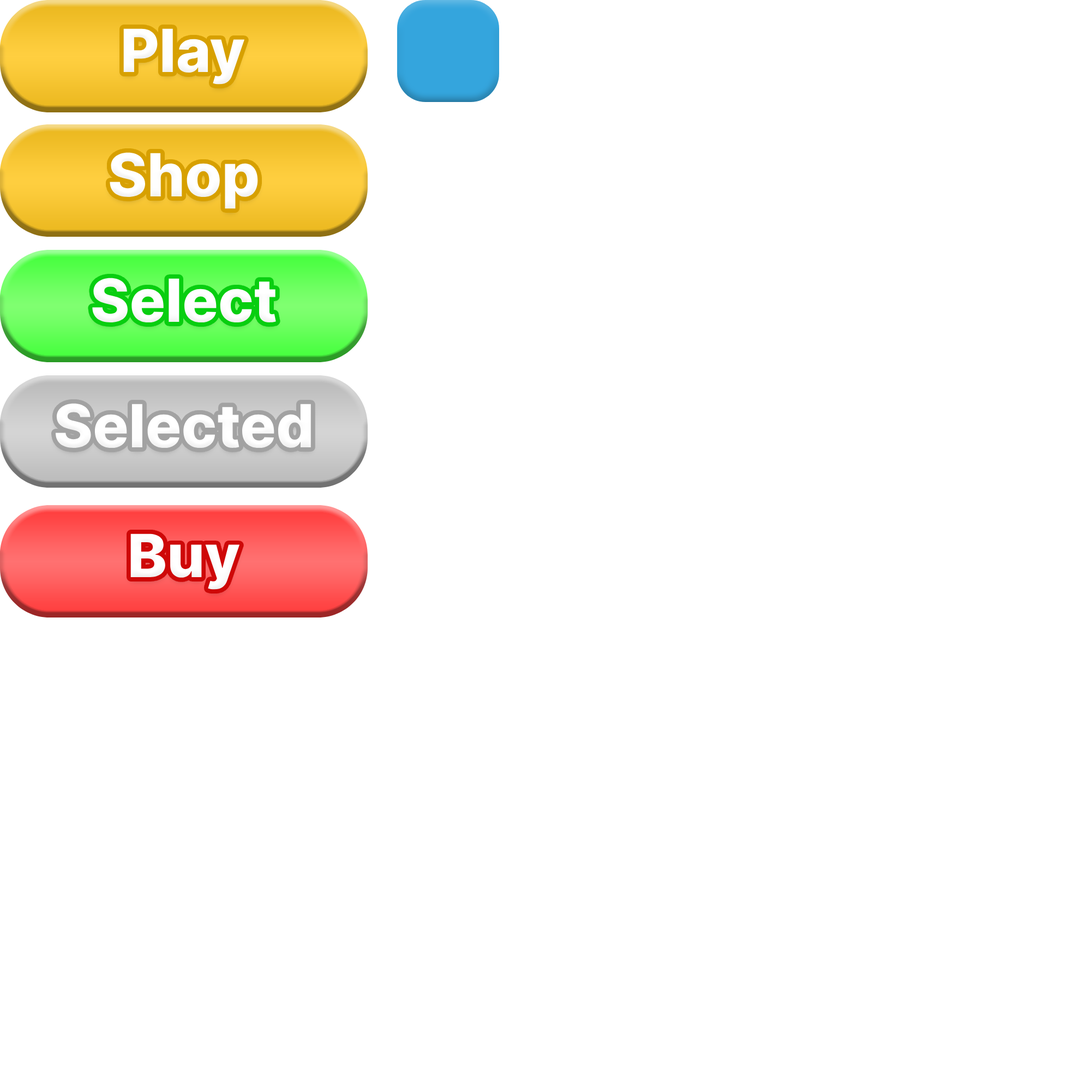
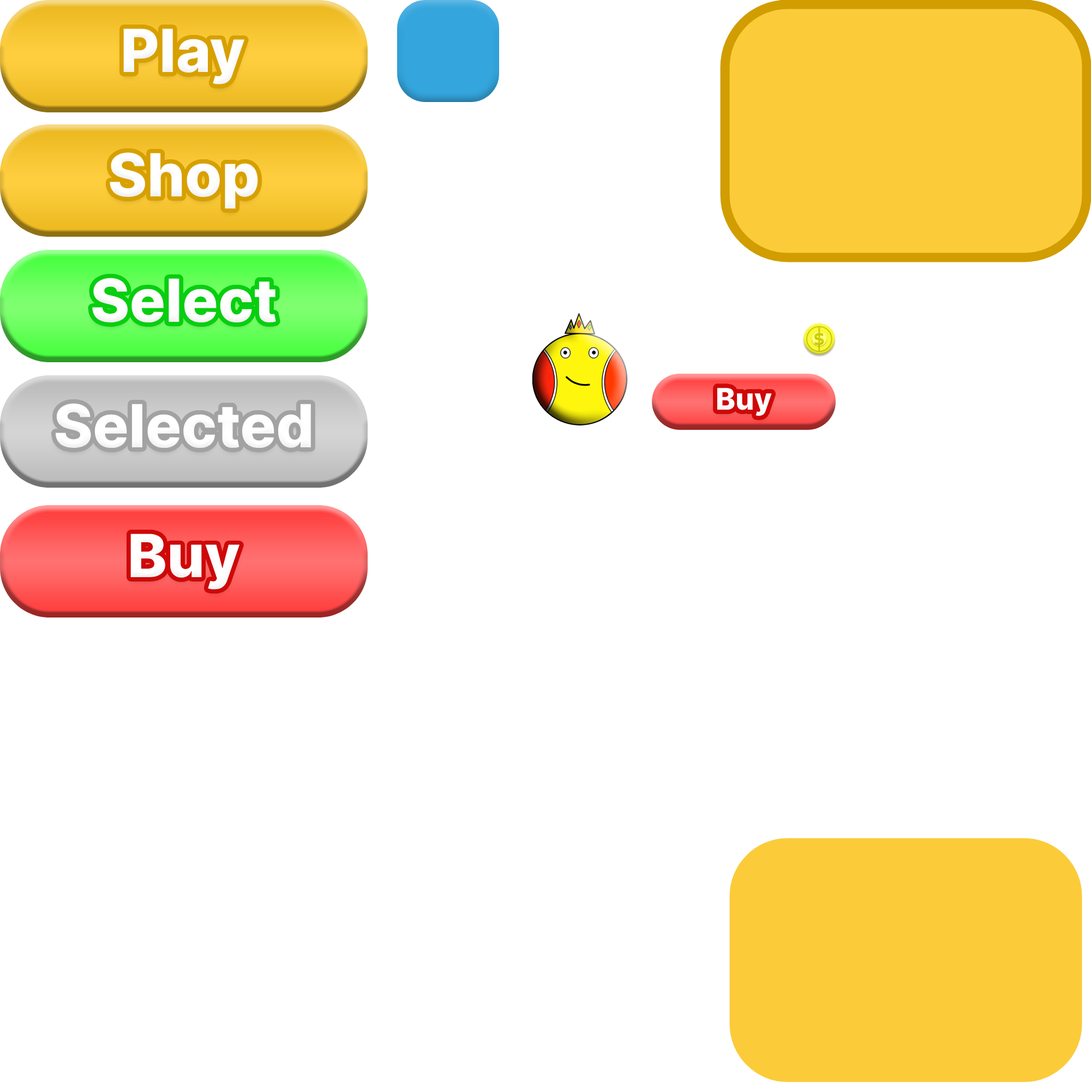
Layered file, before and after one edit (1091x1091). Changes by layer:
added group "Buy Button copy" with 2 layers above "New Project (5)" over [717, 388, 773, 417]
added layer "Buy copy" in group "Buy Button copy" over [717, 388, 773, 417]
added layer "New Project (5)" above "200" over [802, 323, 837, 358]
added layer "King" (2nd of 2) above "Layer 2" over [532, 313, 629, 426]
